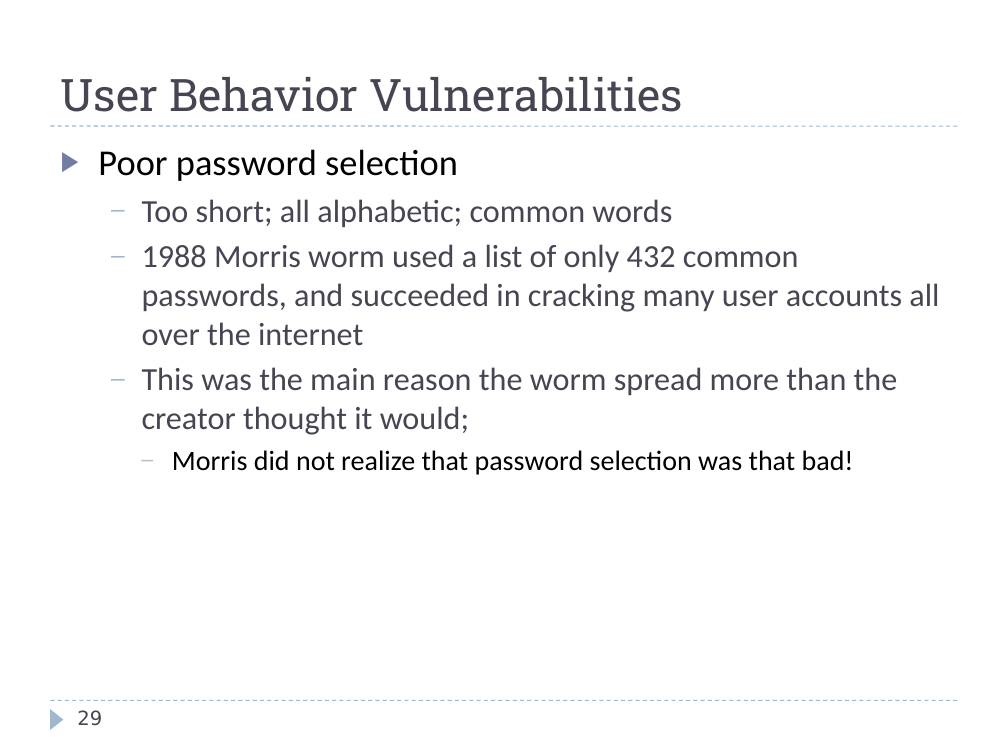
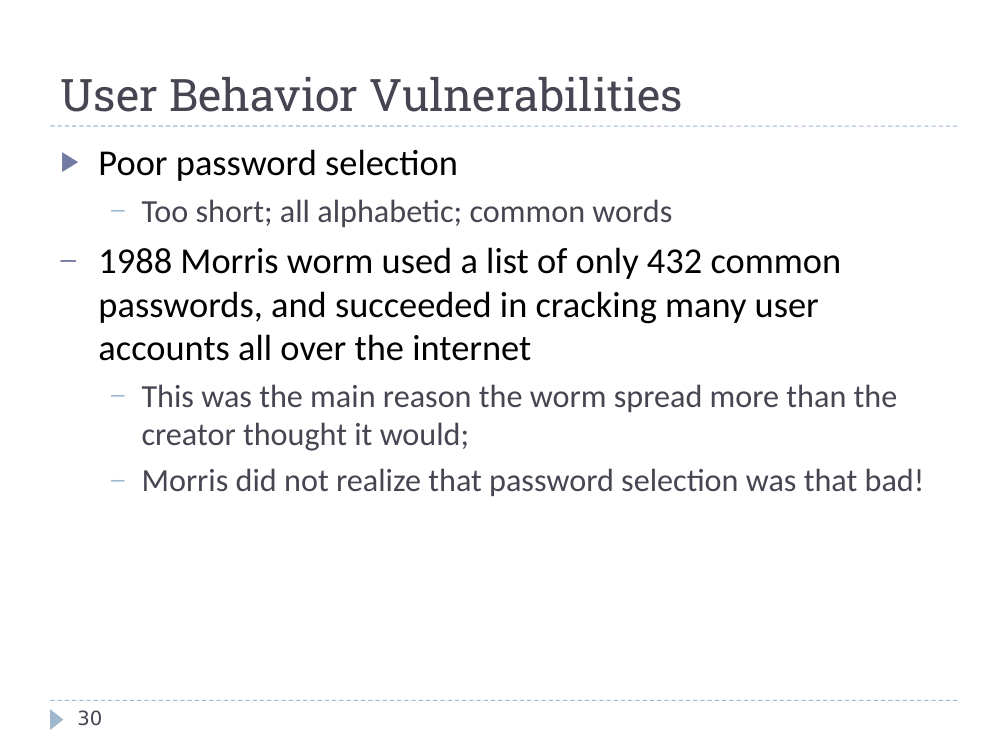
Before and after one commit to harrisonwl/harrisonwl.github.io, a slide deck: slide 30 of assets/courses/malware/spring2017/slides/week02/Terminology.ppt (slide 29 before the commit). Drawn at 1008x756 pixels with LibreOffice and Linux fonts; fonts in the diff are those of the drawing; background and template pictures are left out. Boxes give left, top, right and bottom in pixels: in the first picture for what was removed or moved away, otherwise in the second. Text is boxed around its words. In the diff, an @@ line names an element or a change of style, - is before the commit and + after.

```diff
--- a/assets/courses/malware/spring2017/slides/week02/Terminology.ppt
+++ b/assets/courses/malware/spring2017/slides/week02/Terminology.ppt
@@ text at (98,247,925,496): size 23 to 26 pt, text colour #464653 to #000000 in "1988 Morris worm used a list of ..."; size 20 to 23 pt, text colour #000000 to #464653 in "Morris did not realize that password selection ..."; list level 2 to 1 in "1988 Morris worm used a ..."; bullet colour #9FB8CD to #727CA3; list level 3 to 2 in "Morris did not realize that ..."; bullet colour #BCBCBC to #9FB8CD @@
@@ page number at (77,710,102,726): text changed @@
-29
+30
```
Also in this commit, not shown: 16 other slides changed, 1 slide added, 12 other files.
